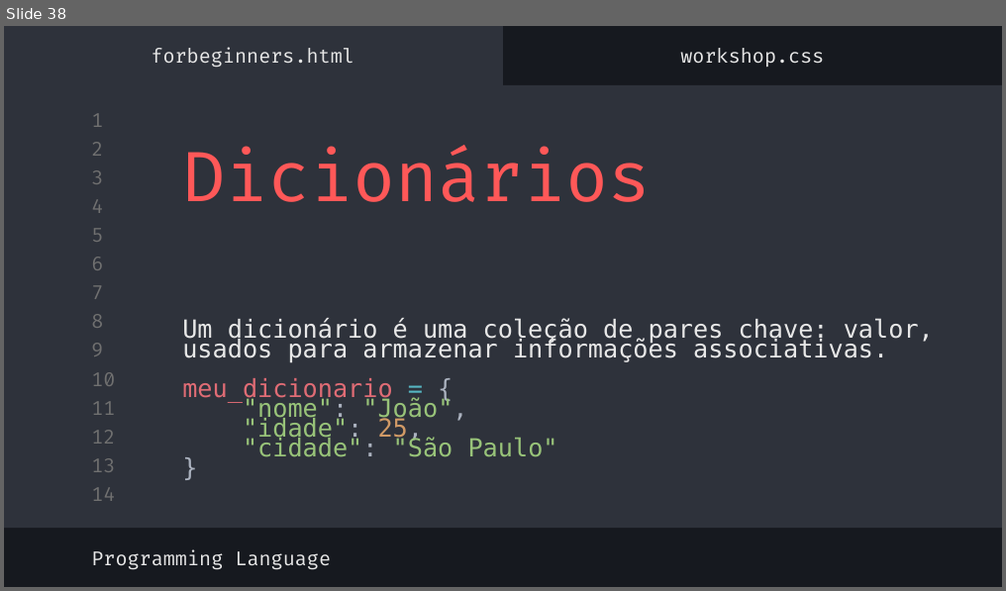
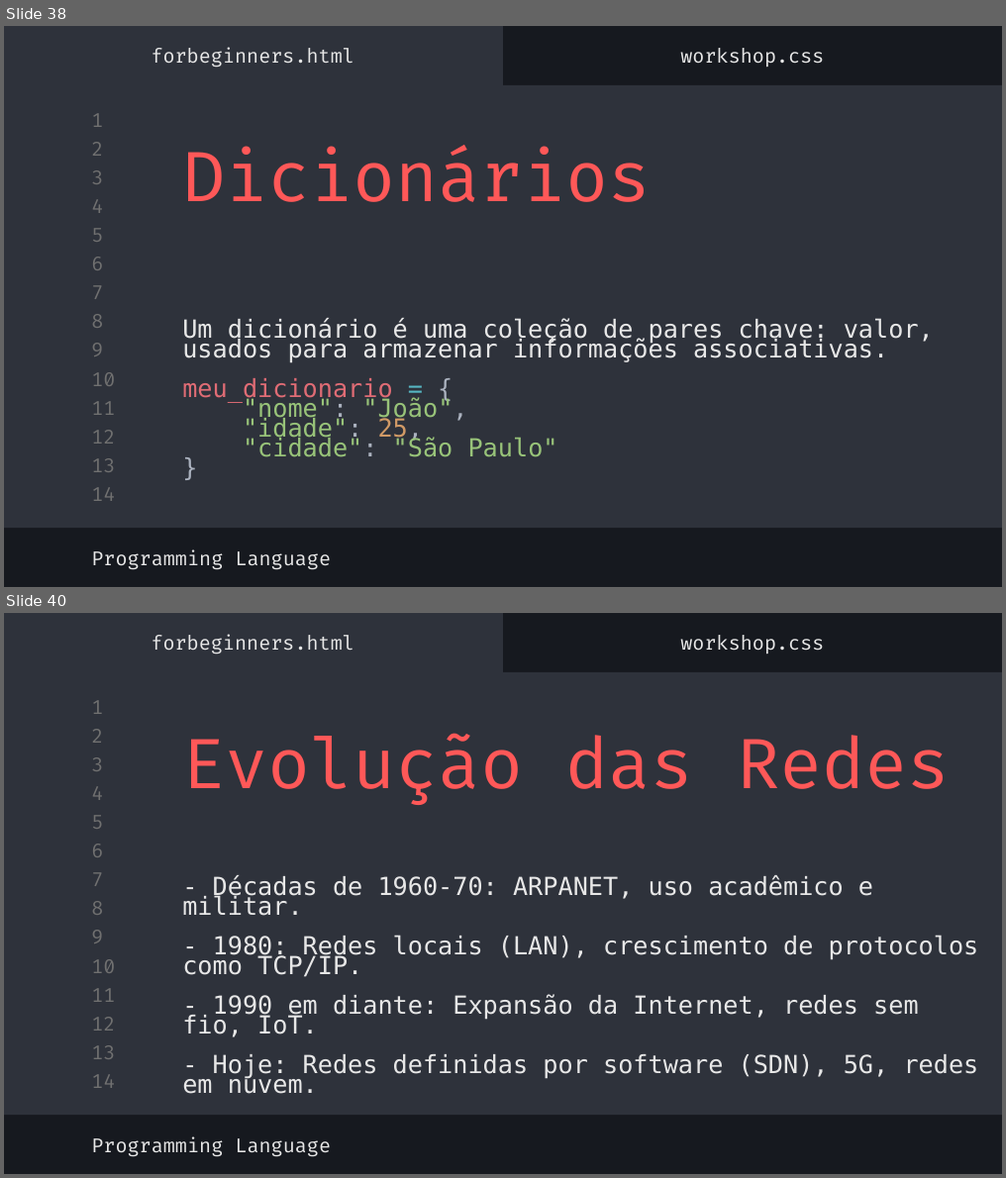
Before and after one commit to MatheusgMoreira/logica_programacao, a slide deck: lógica_de_programação.pptx. Shown one above the other, each under a label of ours: slide 38 before the commit, slides 38 and 40 after it; the slides between them are not shown. The pictures are 1006x591 and 1006x1178 pixels, drawn with LibreOffice and Linux fonts; fonts in the diff are those of the drawing. Boxes give left, top, right and bottom in pixels: in the first picture for what was removed or moved away, otherwise in the second. Text is boxed around its words. In the diff, an @@ line names an element or a change of style, - is before the commit and + after.

Commit message:
01-06

```diff
--- a/lógica_de_programação.pptx
+++ b/lógica_de_programação.pptx
@@ slide 40 added at <box>4,613,1002,1174</box>, background #16191F; not listed: 16 template elements that a slide beside it also shows @@
@@ subtitle added at <box>152,635,354,655</box>, 14 pt, text #E7E7E7 @@
+forbeginners.html
@@ subtitle added at <box>680,635,824,654</box>, 14 pt, text #E7E7E7 @@
+workshop.css
@@ title added at <box>182,733,949,805</box>, 50 pt, text #FF5858 @@
+Evolução das Redes
@@ title added at <box>182,875,979,1094</box>, 18 pt, text #E7E7E7 @@
+- Décadas de 1960-70: ARPANET, uso acadêmico e militar.
+- 1980: Redes locais (LAN), crescimento de protocolos como TCP/IP.
+- 1990 em diante: Expansão da Internet, redes sem fio, IoT.
+- Hoje: Redes definidas por software (SDN), 5G, redes em nuvem.
@@ subtitle added at <box>91,1137,331,1157</box>, 14 pt, text #E7E7E7 @@
+Programming Language
```
Also in this commit, not shown: 8 other slides added.
